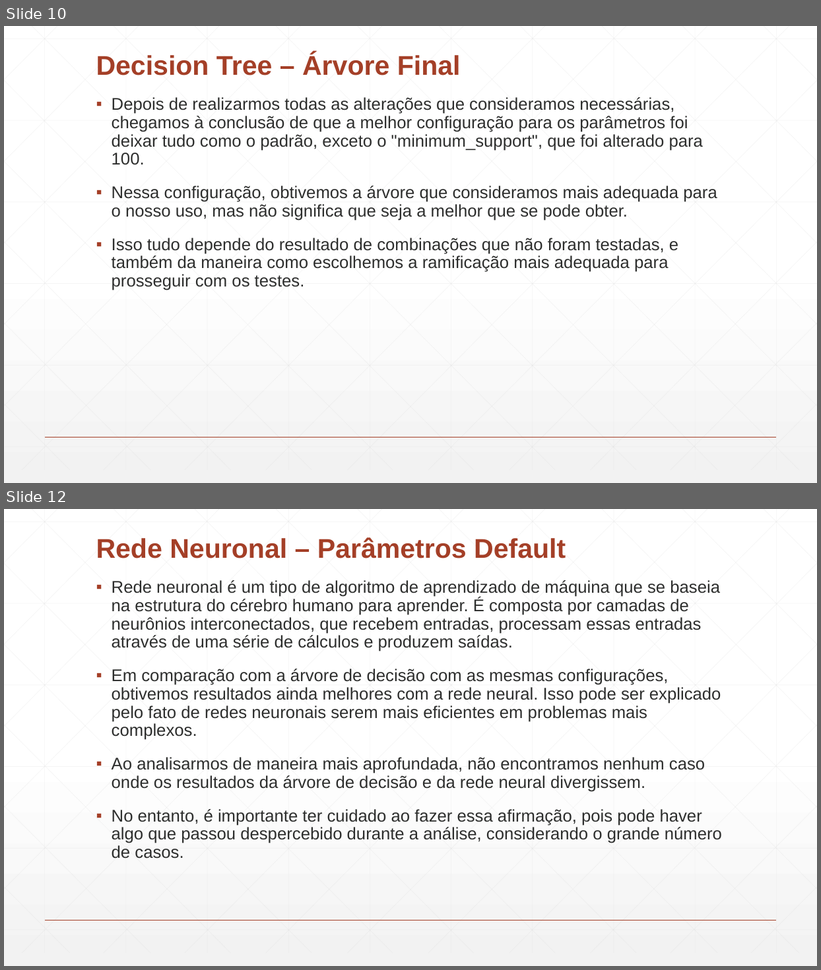
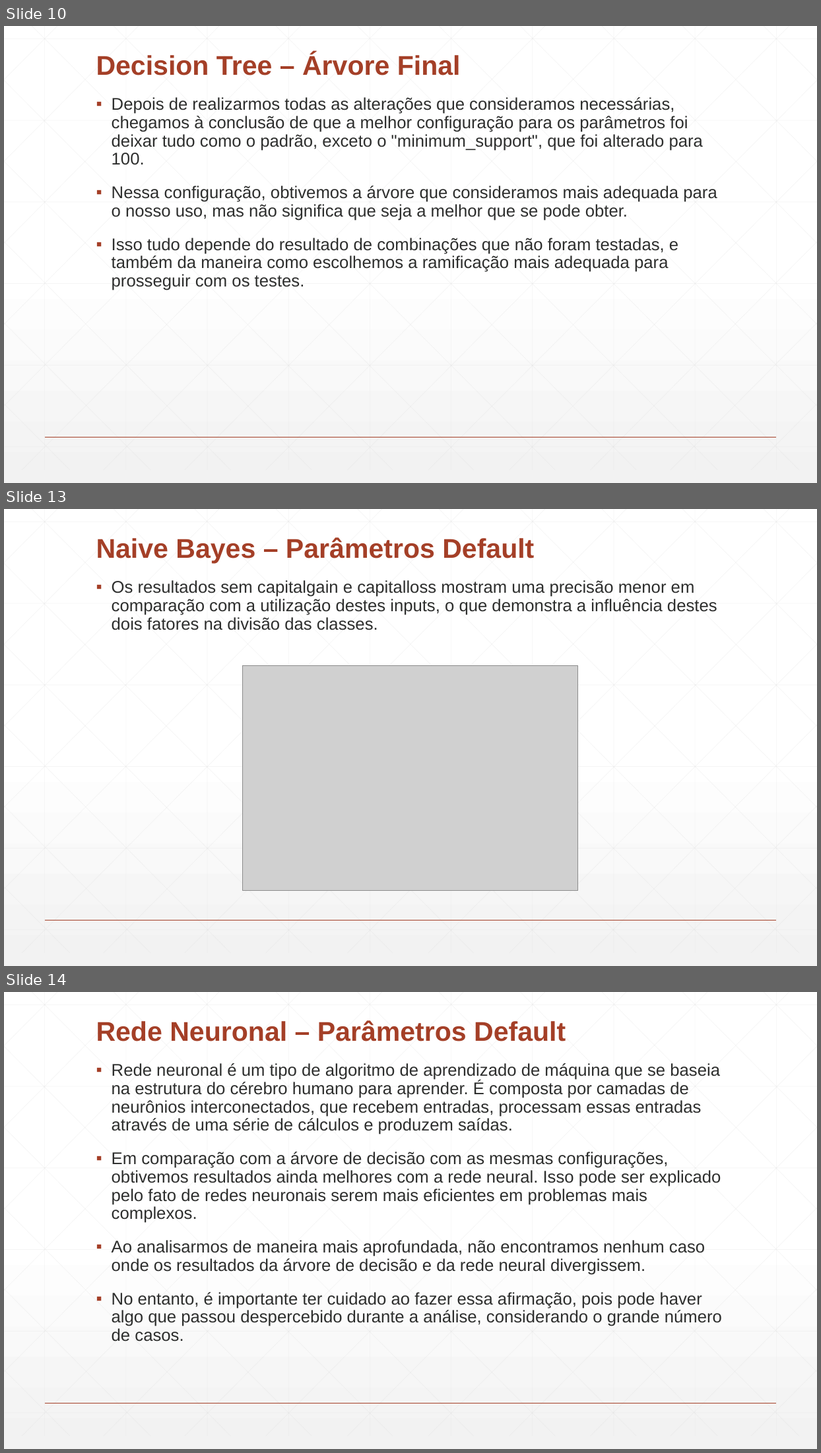
Before and after one commit to Paulitchos/SI_2_TP, a slide deck: Parte_2/DataMining.pptx. Shown one above the other, each under a label of ours: slides 10 and 12 before the commit, slides 10, 13 and 14 after it; the slides between them are not shown. The pictures are 821x970 and 821x1453 pixels, drawn with LibreOffice and Linux fonts; fonts in the diff are those of the drawing; grey boxes stand for pictures. Boxes give left, top, right and bottom in pixels: in the first picture for what was removed or moved away, otherwise in the second. Text is boxed around its words. In the diff, an @@ line names an element or a change of style, - is before the commit and + after.

```diff
--- a/Parte_2/DataMining.pptx
+++ b/Parte_2/DataMining.pptx
@@ slide 13 added at [4,509,817,966], background gradient #FFFFFF to #F2F2F2; not listed: 47 template elements that a slide beside it also shows @@
@@ title added at [96,537,534,564], 32 pt, text #A43F27, bold @@
+Naive Bayes – Parâmetros Default
@@ text added at [112,580,717,630], 20 pt, text #2D2E2D @@
+▪ Os resultados sem capitalgain e capitalloss mostram uma precisão menor em comparação com a utilização destes inputs, o que demonstra a influência destes dois fatores na divisão das classes.
@@ picture added at [242,666,578,891] @@
@@ what was slide 12 is now slide 14 @@
```
Also in this commit, not shown: 4 slides changed, 3 other slides added, 4 other files.
